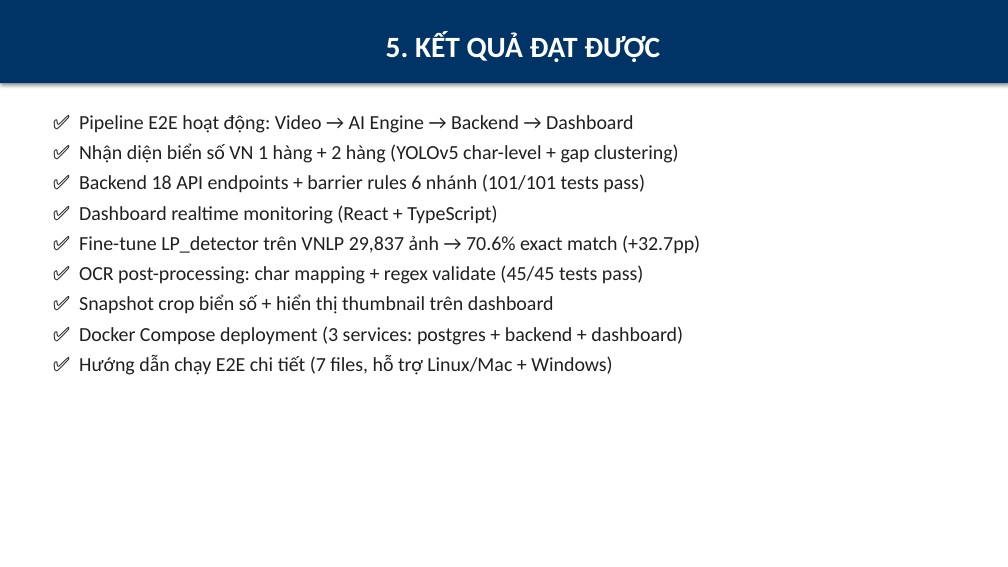
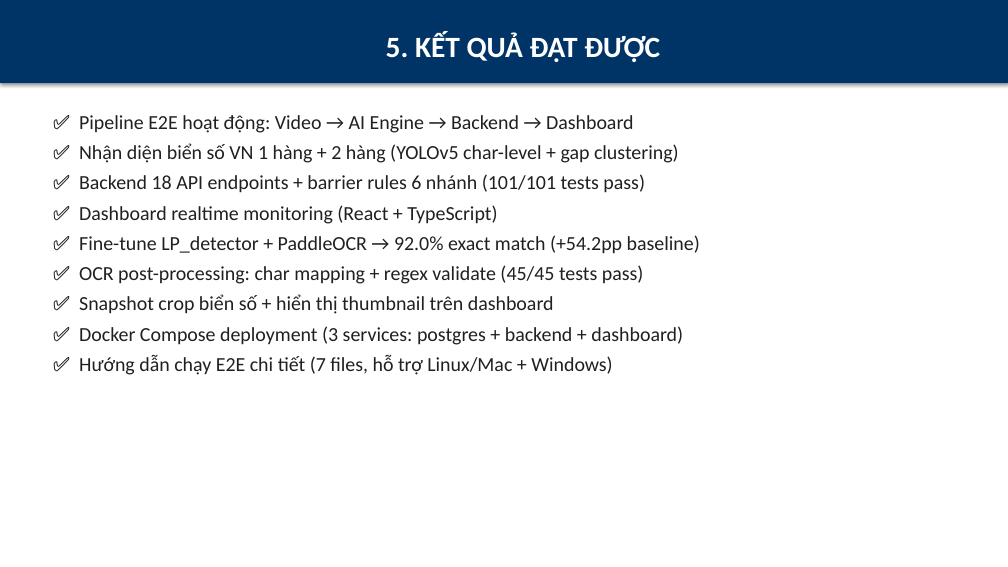
Before and after one commit to ukelele0718/bienso, a slide deck: slide 24 of slides/bao-ve-do-an.pptx. Drawn at 1008x567 pixels with LibreOffice and Linux fonts; fonts in the diff are those of the drawing. Boxes give left, top, right and bottom in pixels: in the first picture for what was removed or moved away, otherwise in the second. Text is boxed around its words. In the diff, an @@ line names an element or a change of style, - is before the commit and + after.

```diff
--- a/slides/bao-ve-do-an.pptx
+++ b/slides/bao-ve-do-an.pptx
@@ text at bbox=[79, 235, 700, 254]: text changed @@
-✅ Fine-tune LP_detector trên VNLP 29,837 ảnh → 70.6% exact match (+32.7pp)
+✅ Fine-tune LP_detector + PaddleOCR → 92.0% exact match (+54.2pp baseline)
```
Also in this commit, not shown: 3 other slides changed, 14 other files.
